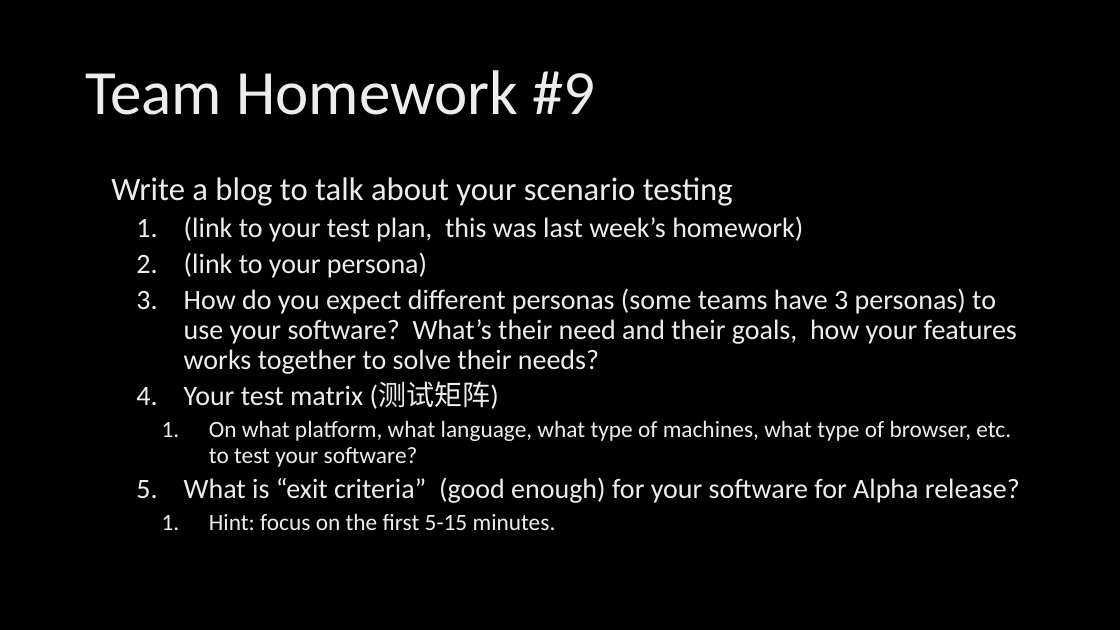
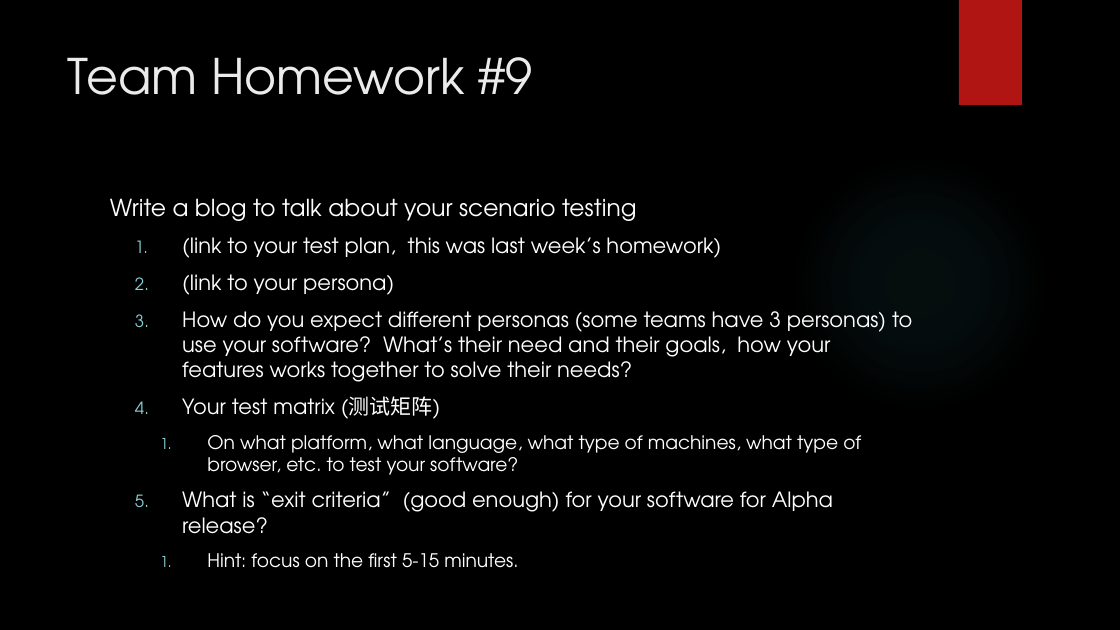
Before and after one commit to xinase/ASE, a slide deck: slide 42 of chapter13/ASE_13_Testing.pptx. Drawn at 1120x630 pixels with LibreOffice and Linux fonts; fonts in the diff are those of the drawing; background and template pictures are left out. Boxes give left, top, right and bottom in pixels: in the first picture for what was removed or moved away, otherwise in the second. Text is boxed around its words. In the diff, an @@ line names an element or a change of style, - is before the commit and + after.

```diff
--- a/chapter13/ASE_13_Testing.pptx
+++ b/chapter13/ASE_13_Testing.pptx
@@ rectangle added at <box>959,0,1022,105</box>, fill #B01513 @@
@@ title "Team Homework #9": place and size @@
-title "Team Homework #9" at <box>85,70,596,115</box>
+title "Team Homework #9" at <box>68,57,532,95</box>
@@ title "Team Homework #9" at <box>68,57,532,95</box>: size 54 to 42 pt, font Calibri to TeX Gyre Adventor, text colour gradient #BFBFBF to #EDEDED to #FFFFFF to #EBEBEB; line spacing 0.9 to 1; vertical alignment middle to top @@
@@ ellipse added at <box>791,154,1049,413</box>, fill gradient #50B9C1 @@
@@ text "Write a blog to talk ...": place and size @@
-text "Write a blog to talk ..." at <box>111,177,1020,530</box>
+text "Write a blog to talk ..." at <box>110,198,912,568</box>
@@ text "Write a blog to talk ..." at <box>110,198,912,568</box>: size 28 to 20 pt in "Write a blog to talk about your ..."; font Calibri to TeX Gyre Adventor, text colour gradient #BFBFBF to #EDEDED to #FFFFFF to #FFFFFF; size 24 to 18 pt in "(link to your test plan, this was ...", "(link to your persona)", "How do you expect different personas (some ...", "Your test matrix (测试矩阵)" and 1 more places; size 20 to 16 pt in "On what platform, what language, what type ...", "Hint: focus on the first 5-15 minutes."; line spacing 0.9 to 1; more space between paragraphs @@
```
Also in this commit, not shown: 43 other slides changed.
